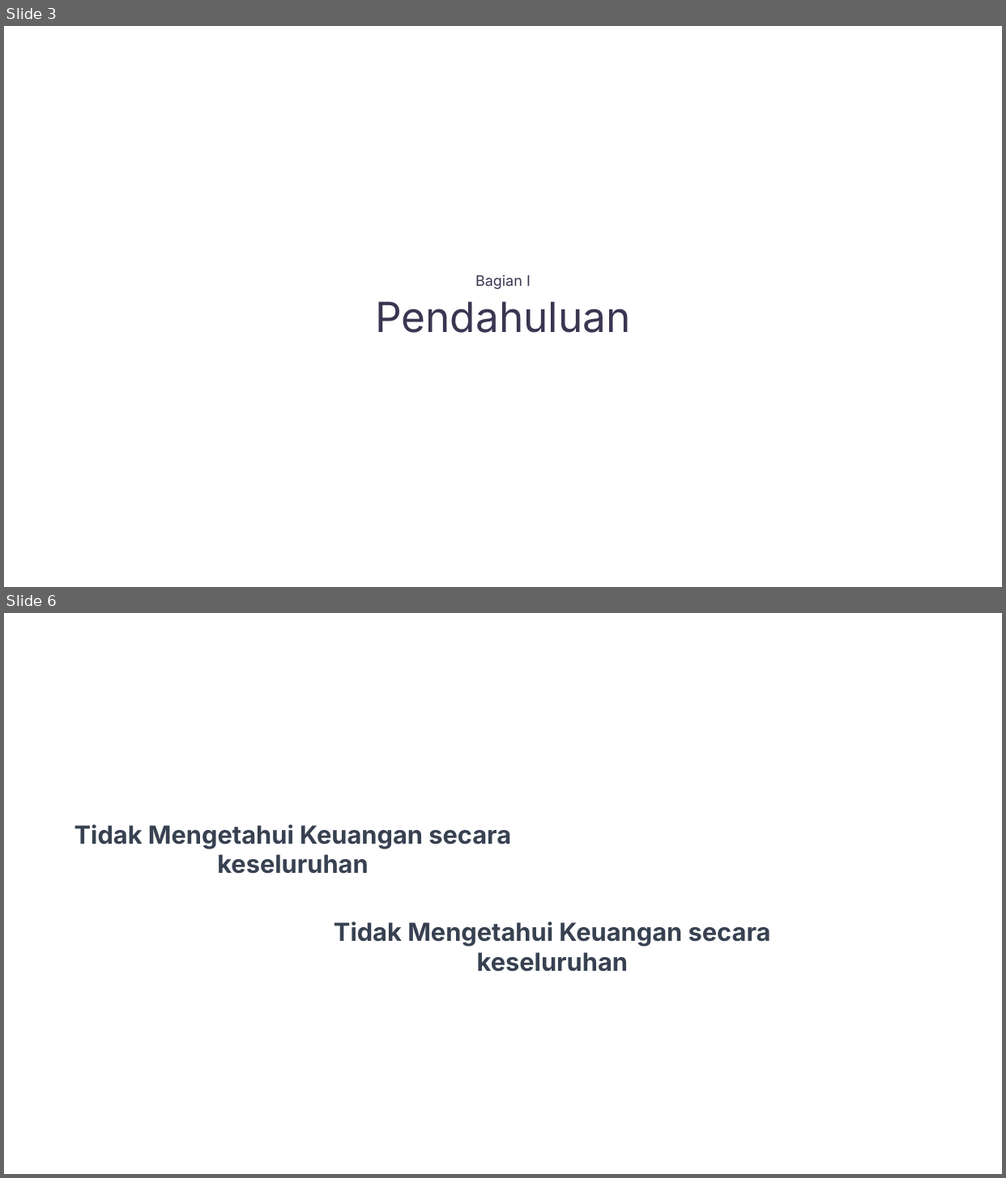
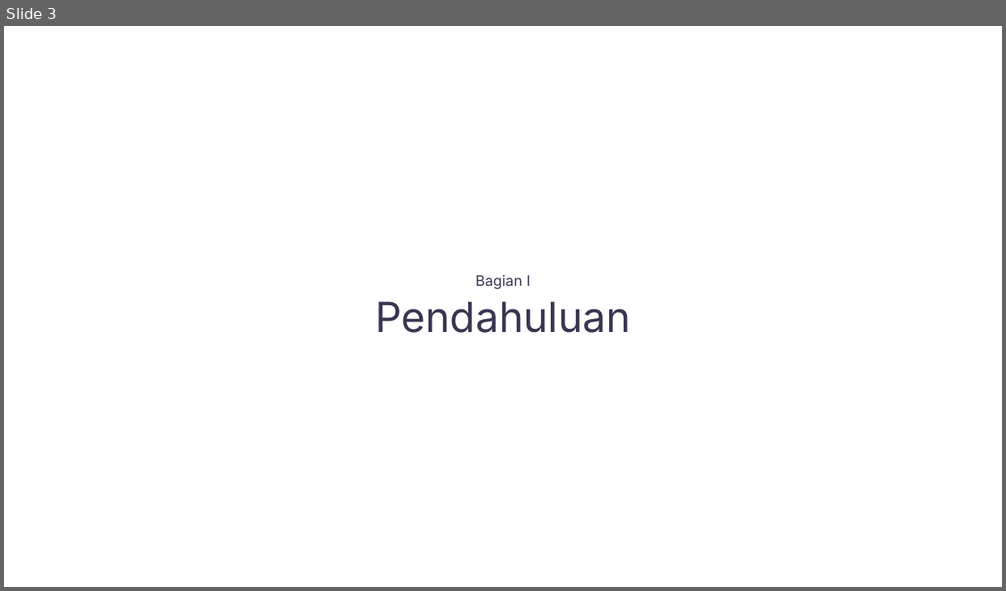
Before and after one commit to andrr64/KeuanganKu, a slide deck: assets/presentasi/presentasi.pptx. Shown one above the other, each under a label of ours: slides 3 and 6 before the commit, slide 3 after it; the slides between them are not shown. The pictures are 1006x1178 and 1006x591 pixels, drawn with LibreOffice and Linux fonts; fonts in the diff are those of the drawing. Boxes give left, top, right and bottom in pixels: in the first picture for what was removed or moved away, otherwise in the second. Text is boxed around its words. In the diff, an @@ line names an element or a change of style, - is before the commit and + after.

```diff
--- a/assets/presentasi/presentasi.pptx
+++ b/assets/presentasi/presentasi.pptx
@@ slide 6 removed at [4, 613, 1002, 1174], background #FFFFFF @@
@@ text removed at [74, 824, 511, 874] @@
-Tidak Mengetahui Keuangan secara keseluruhan
@@ text removed at [334, 922, 771, 972] @@
-Tidak Mengetahui Keuangan secara keseluruhan
```
Also in this commit, not shown: 3 slides changed, 11 slides added, 2 other slides removed.
